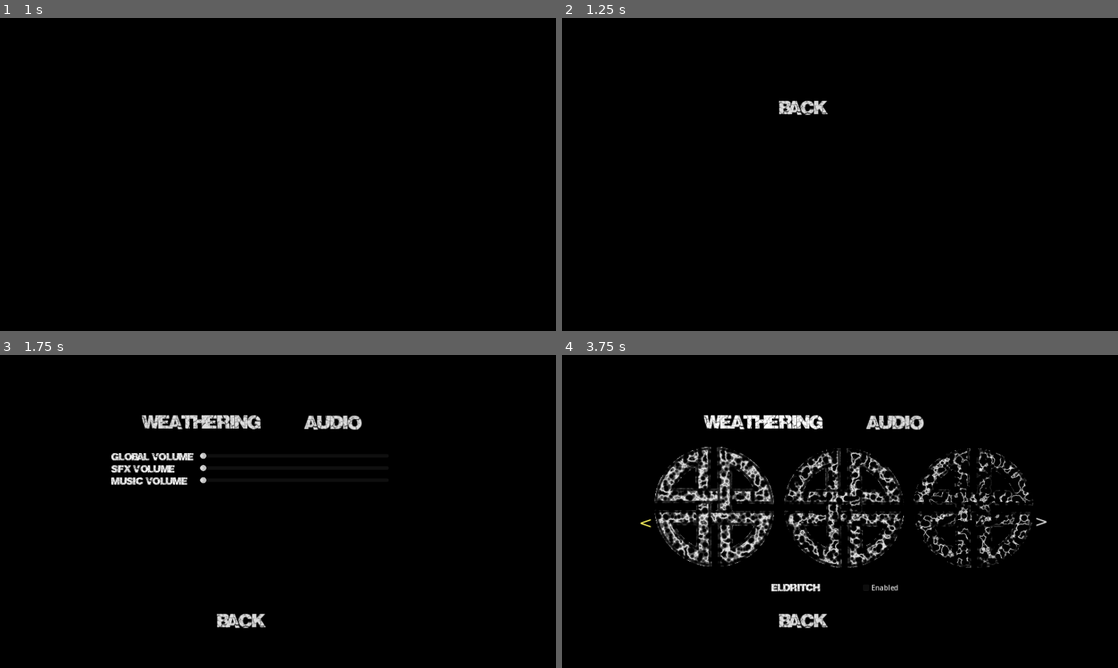
Above: before the commit, frames 1-4 (two rows, left to right).
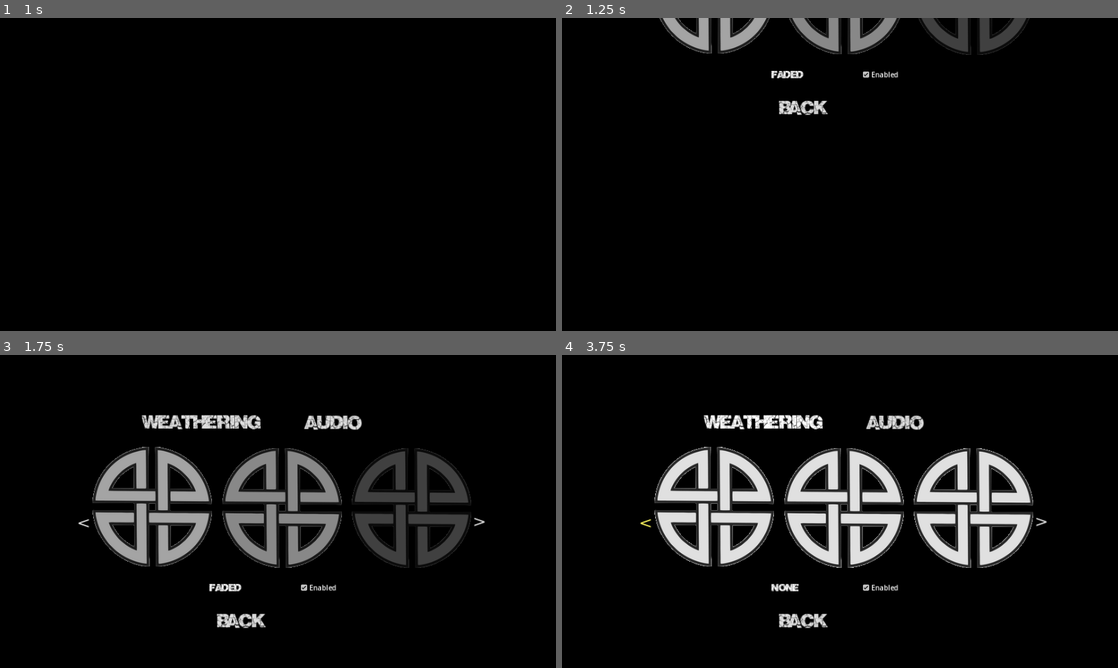
Above: after the commit, the same moments.

Repository: feyrkh/Exploratory
Game: Godot game, scene res://menu/main/TitleScreen.tscn
The game is run twice, just before and just after one commit, with the same random seed, the same clock (stepped at 60 frames per second) and the same inputs. Sound files missing from this copy of the repository are replaced by a short silence.
Inputs (mouse positions are in pixels of both pictures, inside the frame that each line leads up to):
- Up to frame 1 (1 s): click "Options" at 0.5 s
- Up to frame 2 (1.25 s): no input
- Up to frame 3 (1.75 s): tap Enter at 1.25 s; move the mouse to (400, 495) at 1.27 s; press the mouse at (400, 495) at 1.28 s; hold D (right) from 1.28 s (still down)
- Up to frame 4 (3.75 s): release D (right) at 2 s; release the mouse at (962, 495) at 2 s; click "Audio" at 2 s; click "Weathering" at 2.75 s; click "<" at 3.5 s

Frame 1 is identical in both runs. In frame 2, 3.8% of the frame differs, in the area x 17-85%, y 0-20%; in frame 3, 14%, in the area x 14-88%, y 29-76%; in frame 4, 14%.

Commit message:
Fix banded decorations

Diff:
--- a/art/item/tablet3.tscn
+++ b/art/item/tablet3.tscn
@@ -15,6 +15,24 @@
 polygon = PackedVector2Array(12, 105, 19, 92, 37, 80, 71, 67, 120, 52, 184, 43, 212, 43, 255, 46, 280, 46, 335, 53, 384 …(369 unchanged characters)…
 metadata/_edit_lock_ = true
 
+[node name="DecorationBase50" type="ColorRect" parent="."]
+offset_left = -43.0
+offset_top = -126.0
+offset_right = 105.0
+offset_bottom = 694.0
+color = Color(0.231373, 0.329412, 1, 1)
+script = ExtResource("2_q1lfp")
+type = "band"
+
+[node name="DecorationBase49" type="ColorRect" parent="."]
+offset_left = 460.0
+offset_top = -121.0
+offset_right = 608.0
+offset_bottom = 699.0
+color = Color(0.231373, 0.329412, 1, 1)
+script = ExtResource("2_q1lfp")
+type = "band"
+
 [node name="DecorationBase" type="ColorRect" parent="."]
 offset_left = 49.0
 offset_top = 109.0
--- a/art/item/teapot2.tscn
+++ b/art/item/teapot2.tscn
@@ -24,9 +24,18 @@
 type = "band"
 
 [node name="DecorationBase" type="ColorRect" parent="."]
-offset_left = 276.0
-offset_top = 355.0
-offset_right = 449.0
-offset_bottom = 477.0
+offset_left = 278.0
+offset_top = 344.0
+offset_right = 440.0
+offset_bottom = 505.0
 color = Color(1, 0.521569, 0.552941, 1)
 script = ExtResource("2_q1lfp")
+
+[node name="DecorationBase3" type="ColorRect" parent="."]
+offset_left = 451.0
+offset_top = 147.0
+offset_right = 512.0
+offset_bottom = 660.0
+color = Color(1, 0.219608, 0.356863, 1)
+script = ExtResource("2_q1lfp")
+type = "band"
--- a/menu/main/TitleScreen.gd
+++ b/menu/main/TitleScreen.gd
@@ -290,7 +290,10 @@
 	call_deferred("update_item")
 
 func prepare_next_item(load_slowly=true):
-	var item := await ItemBuilder.build_random_item(null, load_slowly, null)
+	var weathering_type = null
+	if randf() < 0.7:
+		weathering_type = WeatheringMgr.get_random_option(0.6)
+	var item := await ItemBuilder.build_random_item(null, load_slowly, weathering_type)
 	item.is_display = true
 	find_child("ItemPreparation").add_child(item)
 	item.global_rotation = 0
@@ -397,7 +400,7 @@
 
 func _on_settings_button_pressed():
 	enter_settings_menu()
-	show_audio_settings()
+	show_weathering_settings()
 
 func show_audio_settings():
 	find_child("WeatheringSettingsContainer").visible = false
--- a/pottery/CleaningTable.gd
+++ b/pottery/CleaningTable.gd
@@ -361,9 +361,10 @@
 	for k in weathering_save_data.keys():
 		reversed_weathering_save_data[weathering_save_data[k]] = k.get_save_data()
 	save_file.store_var(Global.get_save_data())
-	save_file.store_var((reversed_image_save_data))
+	save_file.store_var(reversed_image_save_data)
 	save_file.store_var(reversed_weathering_save_data)
-	save_file.store_var((item_save_data))
+	save_file.store_var(item_save_data)
+	save_file.store_var(settings)
 	save_file.close()
 
 func _on_load_button_pressed():
@@ -380,6 +381,7 @@
 	#	image_save_data[k] = image_save_data[k].map(func(v): return ItemBuilder.ImageSaveData.load_save_data(v))
 	#	rebuilt_textures[k] = await ItemBuilder.build_specific_item(image_save_data[k])
 	var item_save_data = save_file.get_var()
+	settings = save_file.get_var()
 	for item_save in item_save_data:
 		var new_item = await ArcheologyItem.load_save_data(item_save, image_save_data, weathering_save_data, rebuilt_textures)
 		$Pieces.add_child(new_item)
--- a/pottery/WeatheringConfig.gd
+++ b/pottery/WeatheringConfig.gd
@@ -23,11 +23,17 @@
 func get_save_data() -> Array:
 	return SAVE_FIELDS.map(func(field): return self.get(field))
 
-static func load_save_data(data:Array) -> WeatheringConfig:
-	var result = WeatheringConfig.new()
-	for i in range(SAVE_FIELDS.size()):
-		result.set(SAVE_FIELDS[i], data[i])
-	return result
+static func load_save_data(data) -> WeatheringConfig:
+	if data is Array:
+		var result = WeatheringConfig.new()
+		for i in range(SAVE_FIELDS.size()):
+			result.set(SAVE_FIELDS[i], data[i])
+		return result
+	elif data is WeatheringConfig:
+		return data
+	else:
+		push_error("Unexpected weathering save data: ", data)
+		return null
 
 var noise:FastNoiseLite:
 	get:
--- a/util/GalleryMgr.gd
+++ b/util/GalleryMgr.gd
@@ -8,8 +8,8 @@
 	if err == OK:
 		print("Saved image to ", filename+".png")
 		var image_save_data = {}
-		var weathering_dave_data = {}
-		var item_save_data = item.get_save_data(image_save_data, weathering_dave_data)
+		var weathering_save_data = {}
+		var item_save_data = item.get_save_data(image_save_data, weathering_save_data)
 		var reversed_image_save_data = {}
 		var save_file := FileAccess.open_compressed(filename+".dat", FileAccess.WRITE)
 		if save_file == null:
@@ -17,10 +17,10 @@
 			return
 		for k in image_save_data.keys():
 			reversed_image_save_data[image_save_data[k]] = k
-		for k in weathering_dave_data.keys():
-			weathering_dave_data[weathering_dave_data[k]] = k.get_save_data()
+		for k in weathering_save_data.keys():
+			weathering_save_data[weathering_save_data[k]] = k.get_save_data()
 		save_file.store_var((reversed_image_save_data))
-		save_file.store_var((weathering_dave_data))
+		save_file.store_var((weathering_save_data))
 		save_file.store_var((item_save_data))
 		save_file.close()
 	else:
--- a/util/ImageMerger.gd
+++ b/util/ImageMerger.gd
@@ -5,6 +5,8 @@
 	var img:Image
 	var position:Vector2
 	var modulate:Color
+	var repeat_x:int = 1
+	var repeat_y:int = 1
 
 static func merge_images(image_merge_info:Array, weathering:WeatheringConfig=null, tree:SceneTree=null) -> Texture2D: # Array[ImageMergeInfo] as input
 	var base_img:Image
@@ -18,13 +20,21 @@
 	for merge_info in image_merge_info:
 		if base_img == null:
 			base_img = merge_info.img
-			print("Base image format: ", base_img.get_format())
 			await modulate_image(base_img, merge_info.modulate, null, 0, tree)
+		elif merge_info.repeat_y > 1 or merge_info.repeat_y > 0:
+			var unmodified_img = merge_info.img
+			for y_block in merge_info.repeat_y:
+				for x_block in merge_info.repeat_x:
+					var cur_pos = merge_info.position + Vector2(x_block * merge_info.img.get_size().x, y_block * merge_info.img.get_size().y)
+					var overlay_img = Image.new()
+					overlay_img.copy_from(unmodified_img)
+					await modulate_image(overlay_img, merge_info.modulate, noise, noise_cutoff, tree, cur_pos, noise_floor)
+					base_img.blend_rect(overlay_img, overlay_img.get_used_rect(), cur_pos)
 		else:
 			var overlay_img = merge_info.img
-			print("overlay_img format: ", overlay_img.get_format())
 			await modulate_image(overlay_img, merge_info.modulate, noise, noise_cutoff, tree, merge_info.position, noise_floor)
 			base_img.blend_rect(overlay_img, overlay_img.get_used_rect(), merge_info.position)
+
 		if tree:
 			await(tree.process_frame)
 	if !base_img.has_mipmaps():
--- a/util/ItemBuilder.gd
+++ b/util/ItemBuilder.gd
@@ -60,6 +60,8 @@
 	var position:Vector2
 	var size:Vector2i
 	var weathering:WeatheringConfig
+	var repeat_x:int = 1
+	var repeat_y:int = 1
 
 	func _init(placement:DecorationBase = null, weathering:WeatheringConfig = null):
 		if placement:
@@ -81,6 +83,10 @@
 		info.img = load(item_dir+item_name+".png").get_image()
 		if info.img.get_format() != Image.FORMAT_RGBA8:
 			info.img.convert(Image.FORMAT_RGBA8)
+		info.repeat_x = repeat_x
+		info.repeat_y = repeat_y
+		if info.repeat_x == 1 and info.repeat_y > 1:
+			info.img.rotate_90(CLOCKWISE)
 		if info.img.get_size() != size:
 			info.img.resize(size.x, size.y)
 		return info
@@ -93,7 +99,7 @@
 				weathering_data[weathering] = weathering_id
 			else:
 				weathering_id = weathering_data[weathering]
-		return [item_dir, item_name, type, color, position, size, weathering_id]
+		return [item_dir, item_name, type, color, position, size, weathering_id, repeat_x, repeat_y]
 
 	static func load_save_data(dat:Array, weathering_data:Dictionary):
 		var result = ImageSaveData.new()
@@ -105,6 +111,8 @@
 		result.size = dat[5]
 		if dat[6] != null:
 			result.weathering = WeatheringConfig.load_save_data(weathering_data.get(dat[6]))
+		result.repeat_x = dat[7]
+		result.repeat_y = dat[8]
 		return result
 
 func _ready():
@@ -169,7 +177,7 @@
 			else:
 				placement_groups[str(child.group)].append(child)
 	# pick a random placement group, discard any groups that conflict with it, and repeat
-	var placements_used = []
+	var placements_used:Array[DecorationBase] = []
 	var groups_used = 0
 	var img_groups = {}
 	while placement_groups.size() > 0:
@@ -234,15 +242,26 @@
 
 	var image_details:Array[ImageMerger.ImageMergeInfo] = [base_image_details]
 
-	for placement in placements_used:
+	for placement:DecorationBase in placements_used:
 		var info := ImageMerger.ImageMergeInfo.new()
 		info.img = img_group_choices[placement.img_id].get_texture().get_image()
+
 		var x_scale = placement.get_size().x / info.img.get_size().x
 		var y_scale = placement.get_size().y / info.img.get_size().y
 		var actual_scale = Vector2(min(x_scale, y_scale), min(x_scale, y_scale))
 		info.img.resize(info.img.get_size().x * min(x_scale, y_scale), info.img.get_size().y * min(x_scale, y_scale))
-		info.position = placement.position + placement.get_size()/2 - Vector2(info.img.get_size())/2
 		info.modulate = img_group_colors[placement.img_id]
+		if placement.type == 'band':
+			var directional_size := placement.get_size().x - placement.get_size().y
+			if directional_size < 0:
+				# Placement zone is taller than it is wide, rotate the image by 90 degrees and repeat on y axis
+				info.img.rotate_90(CLOCKWISE)
+				info.repeat_y = ceili(placement.get_size().y / float(info.img.get_size().y))
+			else:
+				info.repeat_x = ceili(placement.get_size().x / float(info.img.get_size().x))
+			info.position = placement.position
+		else:
+			info.position = placement.position + placement.get_size()/2 - Vector2(info.img.get_size())/2
 		placement.position = info.position
 		placement.size = info.img.get_size()
 		placement.color = info.modulate
@@ -250,6 +269,8 @@
 		placement.item_name = img_group_choices[placement.img_id].item_name
 		image_details.append(info)
 		var save_data_item = ImageSaveData.new(placement, weathering)
+		save_data_item.repeat_x = info.repeat_x
+		save_data_item.repeat_y = info.repeat_y
 		save_data.append(save_data_item)
 
 	var shadow = base_item_cfg.get_shadow_texture()
--- /dev/null
+++ b/weathering/None-high.tres
@@ -0,0 +1,20 @@
+[gd_resource type="Resource" script_class="WeatheringConfig" load_steps=2 format=3]
+
+[ext_resource type="Script" path="res://pottery/WeatheringConfig.gd" id="1_gf4rp"]
+
+[resource]
+script = ExtResource("1_gf4rp")
+sort_order = 999
+weathering_name = "None"
+noise_type = 5
+noise_floor = 0.0
+noise_cutoff = 0.0
+frequency = 0.0
+fractal_type = 0
+fractal_lacunarity = 0.0
+fractal_gain = 0.0
+fractal_octaves = 0
+cell_distance = 0
+cell_return = 0
+cell_jitter = 1.5
+seed = 4
--- /dev/null
+++ b/weathering/None-low.tres
@@ -0,0 +1,20 @@
+[gd_resource type="Resource" script_class="WeatheringConfig" load_steps=2 format=3]
+
+[ext_resource type="Script" path="res://pottery/WeatheringConfig.gd" id="1_y2f3b"]
+
+[resource]
+script = ExtResource("1_y2f3b")
+sort_order = 999
+weathering_name = "None"
+noise_type = 5
+noise_floor = 0.0
+noise_cutoff = 0.0
+frequency = 0.0
+fractal_type = 0
+fractal_lacunarity = 0.0
+fractal_gain = 0.0
+fractal_octaves = 0
+cell_distance = 0
+cell_return = 0
+cell_jitter = 1.5
+seed = 4
--- a/weathering/WeatheringMgr.gd
+++ b/weathering/WeatheringMgr.gd
@@ -5,7 +5,7 @@
 var weather_low := {}
 var weather_high := {}
 var weather_settings := SettingsFile.new("user://weathering.cfg", {
-	ALLOWED_RANDOM: ["Cracked", "Crystallized", "Dissolved", "Faded", "Parched", "Sandblasted"]
+	ALLOWED_RANDOM: ["None", "Cracked", "Crystallized", "Dissolved", "Faded", "Sandblasted"]
 })
 
 func _ready():
--- a/weathering/parched-low.tres
+++ b/weathering/parched-low.tres
@@ -1,4 +1,4 @@
-[gd_resource type="Resource" script_class="WeatheringConfig" load_steps=2 format=3]
+[gd_resource type="Resource" script_class="WeatheringConfig" load_steps=2 format=3 uid="uid://ctafpn26iy77c"]
 
 [ext_resource type="Script" path="res://pottery/WeatheringConfig.gd" id="1_x85sl"]
 
@@ -7,7 +7,7 @@
 sort_order = -80
 weathering_name = "Parched"
 noise_type = 2
-noise_floor = 0.51
+noise_floor = 0.2
 noise_cutoff = 1.0
 frequency = 0.009
 fractal_type = 2
@@ -17,3 +17,4 @@
 cell_distance = 0
 cell_return = 6
 cell_jitter = 1.0
+seed = 0
